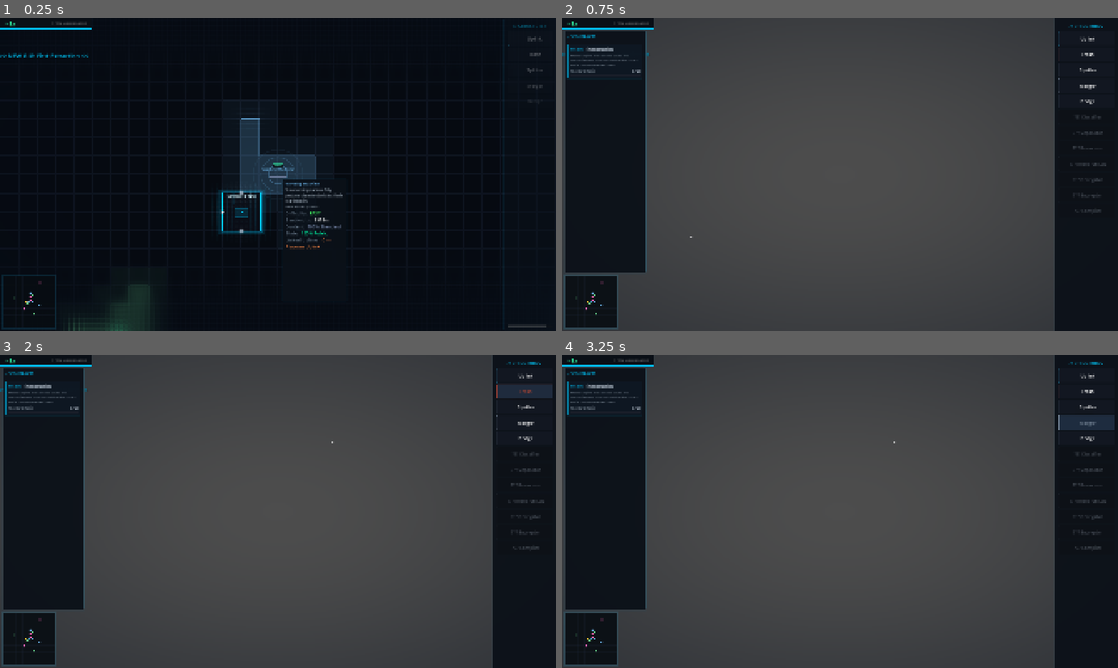
Above: before the commit, frames 1-4 (two rows, left to right).
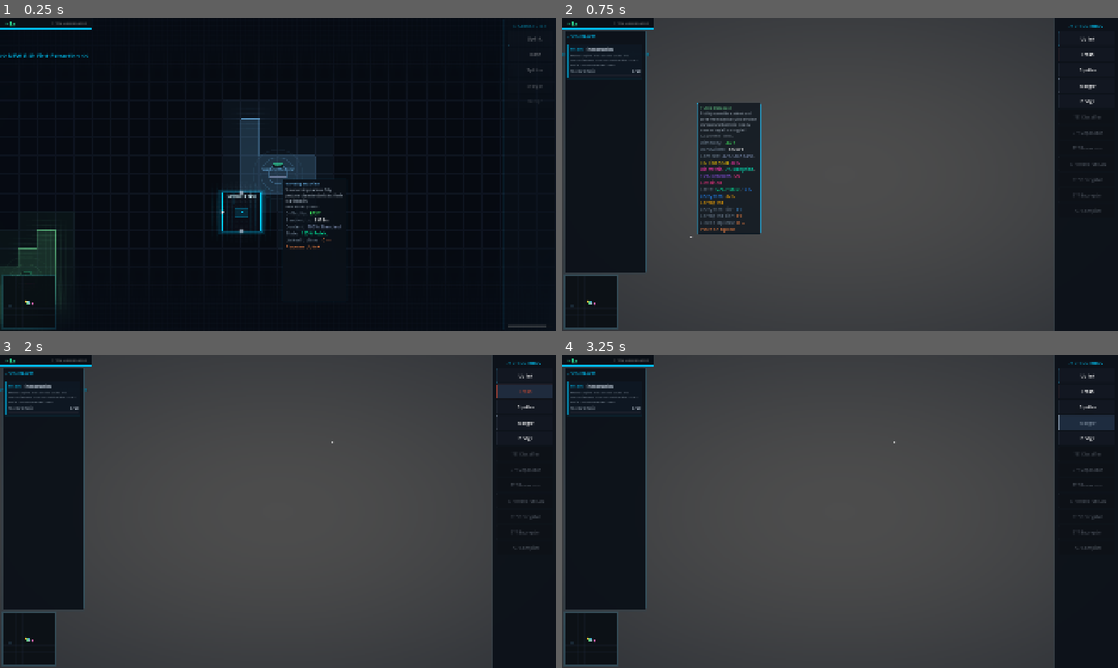
Above: after the commit, the same moments.

Repository: BYGGOLDENSTONE/sys-admin
Game: Godot game, scene res://scenes/main.tscn
Same seed, same stepped clock (60 frames per second), same inputs: the game is played once before the commit and once after it.
Inputs (mouse positions are in pixels of both pictures, inside the frame that each line leads up to):
- Up to frame 1 (0.25 s): no input
- Up to frame 2 (0.75 s): tap Enter at 0.5 s; drag from (589, 302) to (895, 105) at 0.52 s
- Up to frame 3 (2 s): click "Trash" at 1.25 s
- Up to frame 4 (3.25 s): click "Splitter" at 2 s; click "Merger" at 2.75 s

The runs differ from the first frame. In frame 1, 2.2% of the frame differs, in the area x 0-27%, y 66-100%; in frame 2, 4.4%, in the area x 1-36%, y 27-96%; in frame 3, less than 0.1%; in frame 4, less than 0.1%.

Commit message:
v3.0 Phase H — Demo Content Pack + Balance
- Curate demo source pool: 13 sources (removed Blackwall Fragment)
- Demo-tuned spawn counts: easy 5-8, medium 3-5, hard 2-3, endgame 1-2
- Guaranteed tutorial spawns: ISP Backbone (center), Public Database + ATM (near), Hospital Terminal (medium range)
- 4 parallel post-tutorial gigs: Blueprint Cache, Deep Recovery, Secure Transmission, Assembly Contract
- Parallel gig activation after all 7 tutorials complete
- Stall hints for parallel gigs
- Fixed _count_placed_from_pool to properly track guaranteed placements

Co-Authored-By: Claude Opus 4.6 <noreply@anthropic.com>

Diff:
--- /dev/null
+++ b/resources/gigs/gig_08.tres
@@ -0,0 +1,20 @@
+[gd_resource type="Resource" load_steps=3 format=3]
+
+[ext_resource type="Script" path="res://resources/gigs/gig_definition.gd" id="1"]
+[ext_resource type="Script" path="res://resources/gigs/gig_requirement.gd" id="2"]
+
+[sub_resource type="Resource" id="req1"]
+script = ExtResource("2")
+content = 3
+state = 0
+amount = 15
+label = "Blueprint Public"
+
+[resource]
+script = ExtResource("1")
+gig_name = "Blueprint Cache"
+description = "A client needs raw Blueprint data. Find sources that carry Blueprint content — look for Biotech Labs or harder targets."
+order_index = 8
+is_tutorial = false
+requirements = Array[Resource]([SubResource("req1")])
+reward_buildings = Array[String]([])
--- /dev/null
+++ b/resources/gigs/gig_09.tres
@@ -0,0 +1,21 @@
+[gd_resource type="Resource" load_steps=3 format=3]
+
+[ext_resource type="Script" path="res://resources/gigs/gig_definition.gd" id="1"]
+[ext_resource type="Script" path="res://resources/gigs/gig_requirement.gd" id="2"]
+
+[sub_resource type="Resource" id="req1"]
+script = ExtResource("2")
+content = 5
+state = 0
+tags = 2
+amount = 10
+label = "Classified Recovered"
+
+[resource]
+script = ExtResource("1")
+gig_name = "Deep Recovery"
+description = "Recover damaged Classified data. The toughest corrupted files need processed fuel — you may need to decrypt data first to use as recovery fuel."
+order_index = 9
+is_tutorial = false
+requirements = Array[Resource]([SubResource("req1")])
+reward_buildings = Array[String]([])
--- /dev/null
+++ b/resources/gigs/gig_10.tres
@@ -0,0 +1,21 @@
+[gd_resource type="Resource" load_steps=3 format=3]
+
+[ext_resource type="Script" path="res://resources/gigs/gig_definition.gd" id="1"]
+[ext_resource type="Script" path="res://resources/gigs/gig_requirement.gd" id="2"]
+
+[sub_resource type="Resource" id="req1"]
+script = ExtResource("2")
+content = 1
+state = 0
+tags = 5
+amount = 10
+label = "Financial Decrypted·Encrypted"
+
+[resource]
+script = ExtResource("1")
+gig_name = "Secure Transmission"
+description = "Re-encrypt Financial data for secure transfer. Decrypt it first, then run it back through the Encryptor. Higher-tier encryption requires better Keys."
+order_index = 10
+is_tutorial = false
+requirements = Array[Resource]([SubResource("req1")])
+reward_buildings = Array[String]([])
--- /dev/null
+++ b/resources/gigs/gig_11.tres
@@ -0,0 +1,19 @@
+[gd_resource type="Resource" load_steps=3 format=3]
+
+[ext_resource type="Script" path="res://resources/gigs/gig_definition.gd" id="1"]
+[ext_resource type="Script" path="res://resources/gigs/gig_requirement.gd" id="2"]
+
+[sub_resource type="Resource" id="req1"]
+script = ExtResource("2")
+amount = 5
+label = "[Financial·Encrypted + Blueprint] Packet"
+packet_key = "P_1_4_3_0"
+
+[resource]
+script = ExtResource("1")
+gig_name = "Assembly Contract"
+description = "Package encrypted Financial data with raw Blueprint data. Encrypt Financial first, then feed it with Blueprint into the Compiler."
+order_index = 11
+is_tutorial = false
+requirements = Array[Resource]([SubResource("req1")])
+reward_buildings = Array[String]([])
--- a/scripts/gig_manager.gd
+++ b/scripts/gig_manager.gd
@@ -178,6 +178,17 @@
 				return  # Already active
 			_activate_gig(gig)
 			return
+	# All tutorials done — activate parallel contracts
+	_activate_parallel_gigs()
+
+
+func _activate_parallel_gigs() -> void:
+	for gig in _all_gigs:
+		if not gig.is_tutorial and not _completed_indices.has(gig.order_index):
+			if gig not in _active_gigs:
+				_activate_gig(gig)
+	if _active_gigs.size() > 0:
+		print("[GigManager] Parallel contracts activated — %d contracts" % _active_gigs.size())
 
 
 func _activate_gig(gig) -> void:
--- a/scripts/map_generator.gd
+++ b/scripts/map_generator.gd
@@ -17,24 +17,26 @@
 	"easy": ["isp_backbone", "public_database", "atm", "smart_lock", "traffic_camera"],
 	"medium": ["hospital_terminal", "public_library", "shop_server", "biotech_lab"],
 	"hard": ["corporate_server", "government_archive"],
-	"endgame": ["military_network", "dark_web_node", "blackwall_fragment"],
+	"endgame": ["military_network", "dark_web_node"],
 }
 
-## Target count ranges per difficulty
+## Target count ranges per difficulty (demo-tuned: 12-18 sources total)
 var _count_ranges: Dictionary = {
-	"easy": Vector2i(10, 14),
-	"medium": Vector2i(8, 10),
-	"hard": Vector2i(5, 7),
-	"endgame": Vector2i(2, 4),
+	"easy": Vector2i(5, 8),
+	"medium": Vector2i(3, 5),
+	"hard": Vector2i(2, 3),
+	"endgame": Vector2i(1, 2),
 }
 
 var _rng := RandomNumberGenerator.new()
 var _placed_origins: Array[Vector2i] = []
+var _placed_names: Array[String] = []
 
 
 func generate_map(seed_value: int, source_manager: Node) -> void:
 	_rng.seed = seed_value
 	_placed_origins.clear()
+	_placed_names.clear()
 
 	# Phase 1: Guaranteed placements (spawn safety)
 	_place_guaranteed(seed_value, source_manager)
@@ -46,22 +48,24 @@
 
 
 func _place_guaranteed(seed_value: int, source_manager: Node) -> void:
-	# 1. ISP Backbone at center (always)
+	# 1. ISP Backbone at center (always) — Gig 1 safe start
 	var center_def := _load_source_def("isp_backbone")
 	if center_def:
 		source_manager.place_source(center_def, MAP_CENTER, seed_value)
 		_placed_origins.append(MAP_CENTER)
+		_placed_names.append("isp_backbone")
 
-	# 2. Second easy source near spawn
-	var easy_pool: Array = _pools["easy"].duplicate()
-	easy_pool.erase("isp_backbone")  # Already placed
-	var second_easy: String = easy_pool[_rng.randi_range(0, easy_pool.size() - 1)]
-	_place_near(second_easy, MAP_CENTER, SPAWN_RADIUS, seed_value, source_manager)
+	# 2. Public Database near spawn — diverse content + corruption for Gigs 2-4
+	if _place_near("public_database", MAP_CENTER, SPAWN_RADIUS, seed_value, source_manager):
+		_placed_names.append("public_database")
 
-	# 3. One medium source within near radius
-	var med_pool: Array = _pools["medium"]
-	var first_medium: String = med_pool[_rng.randi_range(0, med_pool.size() - 1)]
-	_place_near(first_medium, MAP_CENTER, NEAR_RADIUS, seed_value, source_manager)
+	# 3. ATM near spawn — reliable Financial content for Gig 2-3
+	if _place_near("atm", MAP_CENTER, SPAWN_RADIUS, seed_value, source_manager):
+		_placed_names.append("atm")
+
+	# 4. Hospital Terminal within near radius — Research + Encrypted for Gig 5
+	if _place_near("hospital_terminal", MAP_CENTER, NEAR_RADIUS, seed_value, source_manager):
+		_placed_names.append("hospital_terminal")
 
 
 func _place_random_fill(seed_value: int, source_manager: Node) -> void:
@@ -89,6 +93,7 @@
 			var sub_seed: int = seed_value + source_index * 7919
 			source_manager.place_source(def, pos, sub_seed)
 			_placed_origins.append(pos)
+			_placed_names.append(source_name)
 			source_index += 1
 
 
@@ -151,9 +156,11 @@
 
 
 func _count_placed_from_pool(pool: Array, _source_manager: Node) -> int:
-	# Simple heuristic: count guaranteed placements that used this pool
-	# For accuracy we'd track names, but for random fill this approximation works
-	return 0  # Let random fill target full count; guaranteed placements are bonus
+	var count: int = 0
+	for placed_name in _placed_names:
+		if placed_name in pool:
+			count += 1
+	return count
 
 
 func _load_source_def(source_name: String) -> DataSourceDefinition:
--- a/scripts/ui/gig_panel.gd
+++ b/scripts/ui/gig_panel.gd
@@ -388,6 +388,10 @@
 	5: ["Build a Research Lab for Keys, then a Decryptor. Feed Encrypted data + Key"],
 	6: ["Decrypt first, then re-encrypt: Decryptor → Encryptor. Both need Keys from top"],
 	7: ["Compiler needs two DIFFERENT data types: one from left, one from top"],
+	8: ["Find a source with Blueprint content — try Biotech Lab or Corporate Server"],
+	9: ["Classified Corrupted data may need Decrypted fuel — decrypt data first, then use as fuel"],
+	10: ["T2 Encrypted data needs T2 Keys — set Research Lab to T2 (TAB) and feed Financial + Research"],
+	11: ["Encrypt Financial first, then feed it with Blueprint into the Compiler"],
 }
 
 
Not shown, changed: CLAUDE.md
